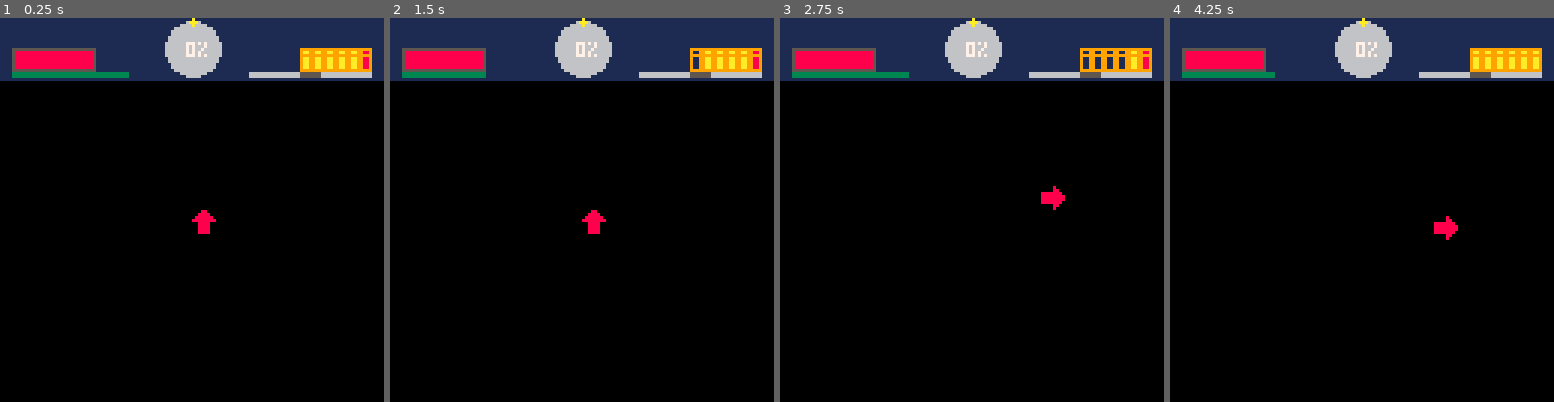
Above: before the commit, frames 1-4 (left to right).
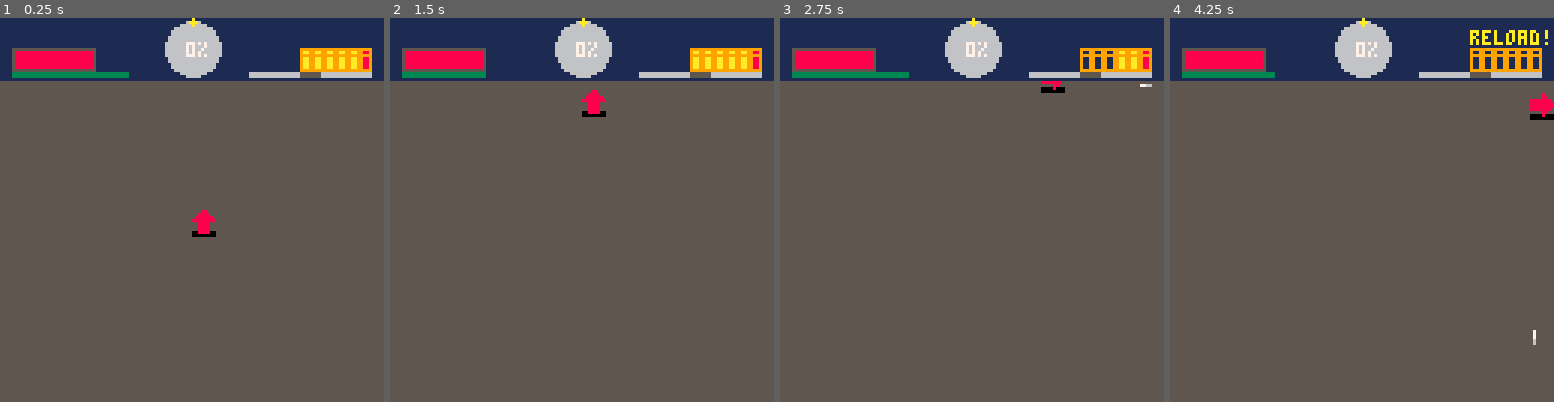
Above: after the commit, the same moments.

Repository: Gariben/Gaming
Game: PICO-8 cartridge Pico-8/Velvolver/velvolver.p8
Two runs of this game, one before a commit and one after it. Both use one fixed random seed, a clock stepped at 60 frames per second and the inputs below.
Inputs:
- Up to frame 1 (0.25 s): no input
- Up to frame 2 (1.5 s): tap X (X key) at 0.33, 1.07 s; tap O (Z key) at 0.7 s
- Up to frame 3 (2.75 s): hold Right 1.6-2.1 s; tap O (Z key) at 1.7, 2.1, 2.5 s; tap X (X key) at 1.85 s; hold Up 2.15-2.42 s; hold Right from 2.47 s (still down)
- Up to frame 4 (4.25 s): tap O (Z key) every 0.4 s from 2.9 to 4.1 s; tap X (X key) at 2.97, 4.08 s; release Right at 3.03 s; hold Left 3.08-3.58 s; hold Down 3.63-3.97 s; hold Right from 4.02 s (still down)

The runs differ from the first frame. In frame 1, 83% of the frame differs, in the area x 0-100%, y 16-100%; in frame 2, 84%; in frame 3, 84%; in frame 4, 84%, in the area x 0-100%, y 3-100%.

Commit message:
Added rolling, shooting visuals and updates

Diff:
--- a/Pico-8/Velvolver/velvolver.p8
+++ b/Pico-8/Velvolver/velvolver.p8
@@ -14,7 +14,9 @@
 function game_init()
 
 	s={h=100,s=100,u=0,b=6,r=false,rx=83,rs=true}
-	p={x=64,y=64,sp=64,r=false,s=false}
+	p={x=64,y=64,d=0,sp=64,tsp=64,rld=false,rl=false,rlc=20,s=false}
+	b={}
+	c={x=p.x,y=p.y}
 
 	--ui elements
 	ui={by=20}
@@ -28,6 +30,7 @@
 
 function game_draw()
 	cls()
+	rectfill(0,0,127,127,5)
 	player_draw()
 	ui_draw()
 end
@@ -38,41 +41,69 @@
 end
 
 function game_update()
+	--fire bullets
+	for i,g in pairs(b) do
+		g.x+=g.dx
+		g.y+=g.dy
+
+		--add splat mechanics here
+		if(g.x<0 or g.x>127 or g.y<0 or g.y>127) then del(b,g) end
+	end
+…(4 lines of a section not shown)…
 	--movements
 
 	--primitive
-	if(btn(0) and btn(2)) then
-	--top left
-		p.sp=83
-		p.y-=1
-		p.x-=1
-	elseif(btn(0) and btn(3)) then
-	--left down
-		p.sp=82
-		p.x-=1
-		p.y+=1
-	elseif(btn(1) and btn(2)) then
-	--top right
-		p.sp=80
-		p.x+=1
-		p.y-=1
-	elseif(btn(1) and btn(3)) then
-	--right down
-		p.sp=81
-		p.x+=1
-		p.y+=1
-	elseif(btn(0)) then
-		p.sp=67
-		p.x-=1
-	elseif(btn(1)) then
-		p.sp=65
-		p.x+=1
-	elseif(btn(2)) then
-		p.sp=64
-		p.y-=1
-	elseif(btn(3)) then
-		p.sp=66
-		p.y+=1
+	if(p.rld==false and p.rl==false and p.s==false) then
+		if(btn(0) and btn(2)) then
+			upleft(p,83,7)
+		elseif(btn(0) and btn(3)) then
+			leftdown(p,82,5)
+		elseif(btn(1) and btn(2)) then
+			upright(p,80,4)
+		elseif(btn(1) and btn(3)) then
+			rightdown(p,81,6)
+		elseif(btn(0)) then
+			left(p,67,3)
+		elseif(btn(1)) then
+			right(p,65,1)
+		elseif(btn(2)) then
+			up(p,64,0)
+		elseif(btn(3)) then
+			down(p,66,2)
+		end
+	elseif (p.rl==true) then
+		if(p.d==0) then
+			p.y-=2
+		elseif(p.d==1) then
+			p.x+=2
+		elseif(p.d==2) then
+			p.y+=2
+		elseif(p.d==3) then
+			p.x-=2
+		elseif(p.d==4) then
+			p.x+=2
+			p.y-=2
+		elseif(p.d==5) then
+			p.x+=2
+			p.y+=2
+		elseif(p.d==6) then
+			p.x-=2
+			p.y+=2
+		elseif(p.d==7) then
+			p.x-=2
+			p.y-=2
+		end
+
+		p.rlc-=1
+
+	elseif (p.rld==true) then
+
+	elseif (p.s==true) then
+
+
 	end
 
 	if(p.x<0)then p.x=0 end
@@ -86,13 +117,13 @@
 		ult()
 		elseif(btnp(5)) then
 			roll()
-		elseif(btnp(4)) then
+		elseif(p.rl==false and btnp(4)) then
 			--shots fired!
 			gun()
 	end
 
 
-
+	--active reload
 	if(s.r==true and s.rx<124) then
 		s.rx+=2
 	elseif(s.r==true and s.rx>=124) then
@@ -104,16 +135,25 @@
 	end
 
 	--refresh values
+
+	--stamina
 	if(s.s<100) then
 		s.s+=2
 	end
 
+	--ult
 	if(s.u>100) then
 		s.u=100
 	elseif (s.u<0) then
 		s.u=0
 	end
 
+	--end roll
+	if(p.rl==true and p.rlc<=0) then
+		p.sp-=4
+		p.rl=false
+		p.rlc=20
+	end
 
 
 end
@@ -217,55 +257,199 @@
 	if(s.r==true and s.rx<124) then
 		line(s.rx,ui.by-4,s.rx,ui.by,10)
 	end
+
 end
 
 function player_draw()
-
+	rectfill(p.x,p.y+7,p.x+7,p.y+8,0)
 	spr(p.sp,p.x,p.y)
 
-end
-
+		for i,g in pairs(b) do
+			if(g.x<p.x or g.x>p.x+7 or g.y<p.y or g.y>p.y+7) then
+				if(g.pwr) then
+					pset(g.x,g.y,2)
+				else
+					pset(g.x,g.y,6)
+				end
+
+
+				if(g.pwr) then
+					pset(g.x-(g.dx/6),g.y-(g.dy/6),2)
+					local l
+					if(t%2==0) then l=4 else l=3 end
+					for j=2,l,1 do
+						pset(g.x-j*(g.dx/6),g.y-j*(g.dy/6),8)
+					end
+				else
+
+					pset(g.x-(g.dx/6),g.y-(g.dy/6),6)
+					local l
+					if(t%2==0) then l=4 else l=3 end
+					for j=2,l,1 do
+						pset(g.x-j*(g.dx/6),g.y-j*(g.dy/6),7)
+					end
+				end
+			end
+		end
+
+end
+
+function up(a,sp,d)
+	p.sp=sp
+	p.y-=1
+	a.d=d
+	--just like me
+end
+function upright(a,sp,d)
+	p.sp=sp
+	p.x+=1
+	p.y-=1
+	a.d=d
+end
+function right(a,sp,d)
+	p.sp=sp
+	p.x+=1
+	a.d=d
+end
+function rightdown(a,sp,d)
+	p.sp=sp
+	p.x+=1
+	p.y+=1
+	a.d=d
+end
+function down(a,sp,d)
+	p.sp=sp
+	p.y+=1
+	a.d=d
+end
+function leftdown(a,sp,d)
+	p.sp=sp
+	p.x-=1
+	p.y+=1
+	a.d=d
+end
+function left(a,sp,d)
+	a.sp=sp
+	a.x-=1
+	a.d=d
+end
+function upleft(a,sp,d)
+	a.sp=sp
+	a.y-=1
+	a.x-=1
+	a.d=d
+end
 
 
 function gun()
-
-		if(s.r==false) then
-			if(s.b>1) then
-			--regular shot
-				sfx(0,0,0)
-				s.b=s.b-1
-			elseif(s.b==1 and s.rs==true) then
-			--power shot
-				sfx(1,0,0)
-				s.b=s.b-1
-			elseif(s.b==1) then
-			--regular shot
-				sfx(0,0,0)
-				s.b=s.b-1
-			else
-				sfx(2,0,0)
-				s.rx=83
-				s.r=true
-			--reload
-			end
+	local bx=p.x
+	local by=p.y
+	local bdx=0
+	local bdy=0
+	local bv=6
+	local bpwr=false
+	local shoot=true
+	if(p.d==0) then
+		bx=p.x+6
+		by=p.y+2
+		bdy=-bv
+	elseif(p.d==1) then
+		bx=p.x+6
+		by=p.y+6
+		bdx=bv
+	elseif(p.d==2) then
+		bx+=1
+		bdy=bv
+	elseif(p.d==3) then
+		bx+=2
+		by+=1
+		bdx=-bv
+	elseif(p.d==4) then
+		bx+=7
+		by+=3
+		bdx=bv
+		bdy=-bv
+	elseif(p.d==5) then
+		by+=4
+		bdx=-bv
+		bdy=bv
+	elseif(p.d==6) then
+		bx+=3
+		by+=7
+		bdx=bv
+		bdy=bv
+	elseif(p.d==7) then
+		bx+=4
+		bdx=-bv
+		bdy=-bv
+	end
+
+
+	if(s.r==false) then
+		if(s.b>1) then
+		--regular shot
+			sfx(0,0,0)
+			s.b=s.b-1
+			local g = {
+				x=bx,
+				y=by,
+				dx=bdx,
+				dy=bdy,
+				pwr=false
+			}
+			add(b,g)
+		elseif(s.b==1 and s.rs==true) then
+		--power shot
+			sfx(1,0,0)
+			s.b=s.b-1
+			bpwr=true
+		elseif(s.b==1) then
+		--regular shot
+			sfx(0,0,0)
+			s.b=s.b-1
+
 		else
-			if(s.rx>=100 and s.rx<106) then
-				sfx(3,0,0)
-				s.u+=10
-				s.rs=true
-			else
-				sfx(4,0,0)
-				s.rs=false
-			end
-			s.b=6
-			s.r=false
+			shoot=false
+			sfx(2,0,0)
+			s.rx=83
+			s.r=true
+		--reload
 		end
+	else
+		if(s.rx>=100 and s.rx<106) then
+			sfx(3,0,0)
+			s.u+=5
+			s.rs=true
+		else
+			sfx(4,0,0)
+			s.rs=false
+		end
+		s.b=6
+		s.r=false
+	end
+
+
+	if(shoot) then
+		local g = {
+			x=bx,
+			y=by,
+			dx=bdx,
+			dy=bdy,
+			pwr=bpwr
+		}
+		add(b,g)
+	end
+
 
 end
 
 
 function roll()
+
 	if(s.s==100) then
+		p.tsp=p.sp
+		p.sp+=4
+		p.rl=true
 		sfx(5,0,0)
 		s.s=s.s-98
 	end
@@ -413,161 +597,161 @@
 0000000000000000000000000000000000000000000000000000000000000000000000000000000000000000000000000000000000000000000000000000000000000000000000000000000000000000000000000000000000000000000000000000000000000000000000000000000000000000000000000000000000000000
 0000000000000000000000000000000000000000000000000000000000000000000000000000000000000000000000000000000000000000000000000000000000000000000000000000000000000000000000000000000000000000000000000000000000000000000000000000000000000000000000000000000000000000
 0000000000000000000000000000000000000000000000000000000000000000000000000000000000000000000000000000000000000000000000000000000000000000000000000000000000000000000000000000000000000000000000000000000000000000000000000000000000000000000000000000000000000000
-0000000000000000000000000000000000000000000000000000000000000000000000000000000000000000000000000000000000000000000000000000000000000000000000000000000000000000000000000000000000000000000000000000000000000000000000000000000000000000000000000000000000000000
-0000000000000000000000000000000000000000000000000000000000000000000000000000000000000000000000000000000000000000000000000000000000000000000000000000000000000000000000000000000000000000000000000000000000000000000000000000000000000000000000000000000000000000
-0000000000000000000000000000000000000000000000000000000000000000000000000000000000000000000000000000000000000000000000000000000000000000000000000000000000000000000000000000000000000000000000000000000000000000000000000000000000000000000000000000000000000000
-0000000000000000000000000000000000000000000000000000000000000000000000000000000000000000000000000000000000000000000000000000000000000000000000000000000000000000000000000000000000000000000000000000000000000000000000000000000000000000000000000000000000000000
-0000000000000000000000000000000000000000000000000000000000000000000000000000000000000000000000000000000000000000000000000000000000000000000000000000000000000000000000000000000000000000000000000000000000000000000000000000000000000000000000000000000000000000
-0000000000000000000000000000000000000000000000000000000000000000000000000000000000000000000000000000000000000000000000000000000000000000000000000000000000000000000000000000000000000000000000000000000000000000000000000000000000000000000000000000000000000000
-0000000000000000000000000000000000000000000000000000000000000000000000000000000000000000000000000000000000000000000000000000000000000000000000000000000000000000000000000000000000000000000000000000000000000000000000000000000000000000000000000000000000000000
-0000000000000000000000000000000000000000000000000000000000000000000000000000000000000000000000000000000000000000000000000000000000000000000000000000000000000000000000000000000000000000000000000000000000000000000000000000000000000000000000000000000000000000
-0000000000000000000000000000000000000000000000000000000000000000000000000000000000000000000000000000000000000000000000000000000000000000000000000000000000000000000000000000000000000000000000000000000000000000000000000000000000000000000000000000000000000000
-0000000000000000000000000000000000000000000000000000000000000000000000000000000000000000000000000000000000000000000000000000000000000000000000000000000000000000000000000000000000000000000000000000000000000000000000000000000000000000000000000000000000000000
-0000000000000000000000000000000000000000000000000000000000000000000000000000000000000000000000000000000000000000000000000000000000000000000000000000000000000000000000000000000000000000000000000000000000000000000000000000000000000000000000000000000000000000
-0000000000000000000000000000000000000000000000000000000000000000000000000000000000000000000000000000000000000000000000000000000000000000000000000000000000000000000000000000000000000000000000000000000000000000000000000000000000000000000000000000000000000000
-0000000000000000000000000000000000000000000000000000000000000000000000000000000000000000000000000000000000000000000000000000000000000000000000000000000000000000000000000000000000000000000000000000000000000000000000000000000000000000000000000000000000000000
-0000000000000000000000000000000000000000000000000000000000000000000000000000000000000000000000000000000000000000000000000000000000000000000000000000000000000000000000000000000000000000000000000000000000000000000000000000000000000000000000000000000000000000
-0000000000000000000000000000000000000000000000000000000000000000000000000000000000000000000000000000000000000000000000000000000000000000000000000000000000000000000000000000000000000000000000000000000000000000000000000000000000000000000000000000000000000000
-0000000000000000000000000000000000000000000000000000000000000000000000000000000000000000000000000000000000000000000000000000000000000000000000000000000000000000000000000000000000000000000000000000000000000000000000000000000000000000000000000000000000000000
-0000000000000000000000000000000000000000000000000000000000000000000000000000000000000000000000000000000000000000000000000000000000000000000000000000000000000000000000000000000000000000000000000000000000000000000000000000000000000000000000000000000000000000
-0000000000000000000000000000000000000000000000000000000000000000000000000000000000000000000000000000000000000000000000000000000000000000000000000000000000000000000000000000000000000000000000000000000000000000000000000000000000000000000000000000000000000000
-0000000000000000000000000000000000000000000000000000000000000000000000000000000000000000000000000000000000000000000000000000000000000000000000000000000000000000000000000000000000000000000000000000000000000000000000000000000000000000000000000000000000000000
-0000000000000000000000000000000000000000000000000000000000000000000000000000000000000000000000000000000000000000000000000000000000000000000000000000000000000000000000000000000000000000000000000000000000000000000000000000000000000000000000000000000000000000
-0000000000000000000000000000000000000000000000000000000000000000000000000000000000000000000000000000000000000000000000000000000000000000000000000000000000000000000000000000000000000000000000000000000000000000000000000000000000000000000000000000000000000000
-0000000000000000000000000000000000000000000000000000000000000000000000000000000000000000000000000000000000000000000000000000000000000000000000000000000000000000000000000000000000000000000000000000000000000000000000000000000000000000000000000000000000000000
-0000000000000000000000000000000000000000000000000000000000000000000000000000000000000000000000000000000000000000000000000000000000000000000000000000000000000000000000000000000000000000000000000000000000000000000000000000000000000000000000000000000000000000
-0000000000000000000000000000000000000000000000000000000000000000000000000000000000000000000000000000000000000000000000000000000000000000000000000000000000000000000000000000000000000000000000000000000000000000000000000000000000000000000000000000000000000000
-0000000000000000000000000000000000000000000000000000000000000000000000000000000000000000000000000000000000000000000000000000000000000000000000000000000000000000000000000000000000000000000000000000000000000000000000000000000000000000000000000000000000000000
-0000000000000000000000000000000000000000000000000000000000000000000000000000000000000000000000000000000000000000000000000000000000000000000000000000000000000000000000000000000000000000000000000000000000000000000000000000000000000000000000000000000000000000
-0000000000000000000000000000000000000000000000000000000000000000000000000000000000000000000000000000000000000000000000000000000000000000000000000000000000000000000000000000000000000000000000000000000000000000000000000000000000000000000000000000000000000000
-0000000000000000000000000000000000000000000000000000000000000000000000000000000000000000000000000000000000000000000000000000000000000000000000000000000000000000000000000000000000000000000000000000000000000000000000000000000000000000000000000000000000000000
-…(130 lines of a section not shown)…
+0000000000005400000000000000000000000000000000000000000000000000000000000000000000000000000000000000000000000000000000000000000000000000000000000000000000000000000000000000000000000000000000000000000000000000000000000000000000000000000000000000000000000000
+0000000000000000000000000000000000000000000000000000000000000000000000000000000000000000000000000000000000000000000000000000000000000000000000000000000000000000000000000000000000000000000000000000000000000000000000000000000000000000000000000000000000000000
+0000000000000000000000000000000000000000000000000000000000000000000000000000000000000000000000000000000000000000000000000000000000000000000000000000000000000000000000000000000000000000000000000000000000000000000000000000000000000000000000000000000000000000
+0000000000000000000000000000000000000000000000000000000000000000000000000000000000000000000000000000000000000000000000000000000000000000000000000000000000000000000000000000000000000000000000000000000000000000000000000000000000000000000000000000000000000000
+0000000000000000000000000000000000000000000000000000000000000000000000000000000000000000000000000000000000000000000000000000000000000000000000000000000000000000000000000000000000000000000000000000000000000000000000000000000000000000000000000000000000000000
+0000000000000000000000000000000000000000000000000000000000000000000000000000000000000000000000000000000000000000000000000000000000000000000000000000000000000000000000000000000000000000000000000000000000000000000000000000000000000000000000000000000000000000
+0000000000000000000000000000000000000000000000000000000000000000000000000000000000000000000000000000000000000000000000000000000000000000000000000000000000000000000000000000000000000000000000000000000000000000000000000000000000000000000000000000000000000000
+0000000000000000000000000000000000000000000000000000000000000000000000000000000000000000000000000000000000000000000000000000000000000000000000000000000000000000000000000000000000000000000000000000000000000000000000000000000000000000000000000000000000000000
+0000000000000000000000000000000000000000000000000000000000000000000000000000000000000000000000000000000000000000000000000000000000000000000000000000000000000000000000000000000000000000000000000000000000000000000000000000000000000000000000000000000000000000
+0000000000000000000000000000000000000000000000000000000000000000000000000000000000000000000000000000000000000000000000000000000000000000000000000000000000000000000000000000000000000000000000000000000000000000000000000000000000000000000000000000000000000000
+0000000000000000000000000000000000000000000000000000000000000000000000000000000000000000000000000000000000000000000000000000000000000000000000000000000000000000000000000000000000000000000000000000000000000000000000000000000000000000000000000000000000000000
+0000000000000000000000000000000000000000000000000000000000000000000000000000000000000000000000000000000000000000000000000000000000000000000000000000000000000000000000000000000000000000000000000000000000000000000000000000000000000000000000000000000000000000
+0000000000000000000000000000000000000000000000000000000000000000000000000000000000000000000000000000000000000000000000000000000000000000000000000000000000000000000000000000000000000000000000000000000000000000000000000000000000000000000000000000000000000000
+0000000000000000000000000000000000000000000000000000000000000000000000000000000000000000000000000000000000000000000000000000000000000000000000000000000000000000000000000000000000000000000000000000000000000000000000000000000000000000000000000000000000000000
+0000000000000000000000000000000000000000000000000000000000000000000000000000000000000000000000000000000000000000000000000000000000000000000000000000000000000000000000000000000000000000000000000000000000000000000000000000000000000000000000000000000000000000
+0000000000000000000000000000000000000000000000000000000000000000000000000000000000000000000000000000000000000000000000000000000000000000000000000000000000000000000000000000000000000000000000000000000000000000000000000000000000000000000000000000000000000000
+0000000000000000000000000000000000000000000000000000000000000000000000000000000000000000000000000000000000000000000000000000000000000000000000000000000000000000000000000000000000000000000000000000000000000000000000000000000000000000000000000000000000000000
+0000000000000000000000000000000000000000000000000000000000000000000000000000000000000000000000000000000000000000000000000000000000000000000000000000000000000000000000000000000000000000000000000000000000000000000000000000000000000000000000000000000000000000
+0000000000000000000000000000000000000000000000000000000000000000000000000000000000000000000000000000000000000000000000000000000000000000000000000000000000000000000000000000000000000000000000000000000000000000000000000000000000000000000000000000000000000000
+0000000000000000000000000000000000000000000000000000000000000000000000000000000000000000000000000000000000000000000000000000000000000000000000000000000000000000000000000000000000000000000000000000000000000000000000000000000000000000000000000000000000000000
+0000000000000000000000000000000000000000000000000000000000000000000000000000000000000000000000000000000000000000000000000000000000000000000000000000000000000000000000000000000000000000000000000000000000000000000000000000000000000000000000000000000000000000
+0000000000000000000000000000000000000000000000000000000000000000000000000000000000000000000000000000000000000000000000000000000000000000000000000000000000000000000000000000000000000000000000000000000000000000000000000000000000000000000000000000000000000000
+0000000000000000000000000000000000000000000000000000000000000000000000000000000000000000000000000000000000000000000000000000000000000000000000000000000000000000000000000000000000000000000000000000000000000000000000000000000000000000000000000000000000000000
+0000000000000000000000000000000000000000000000000000000000000000000000000000000000000000000000000000000000000000000000000000000000000000000000000000000000000000000000000000000000000000000000000000000000000000000000000000000000000000000000000000000000000000
+0000000000000000000000000000000000000000000000000000000000000000000000000000000000000000000000000000000000000000000000000000000000000000000000000000000000000000000000000000000000000000000000000000000000000000000000000000000000000000000000000000000000000000
+0000000000000000000000000000000000000000000000000000000000000000000000000000000000000000000000000000000000000000000000000000000000000000000000000000000000000000000000000000000000000000000000000000000000000000000000000000000000000000000000000000000000000000
+0000000000000000000000000000000000000000000000000000000000000000000000000000000000000000000000000000000000000000000000000000000000000000000000000000000000000000000000000000000000000000000000000000000000000000000000000000000000000000000000000000000000000000
+0000000000000000000000000000000000000000000000000000000000000000000000000000000000000000000000000000000000000000000000000000000000000000000000000000000000000000000000000000000000000000000000000000000000000000000000000000000000000000000000000000000000000000
+…(130 lines of a section not shown)…
